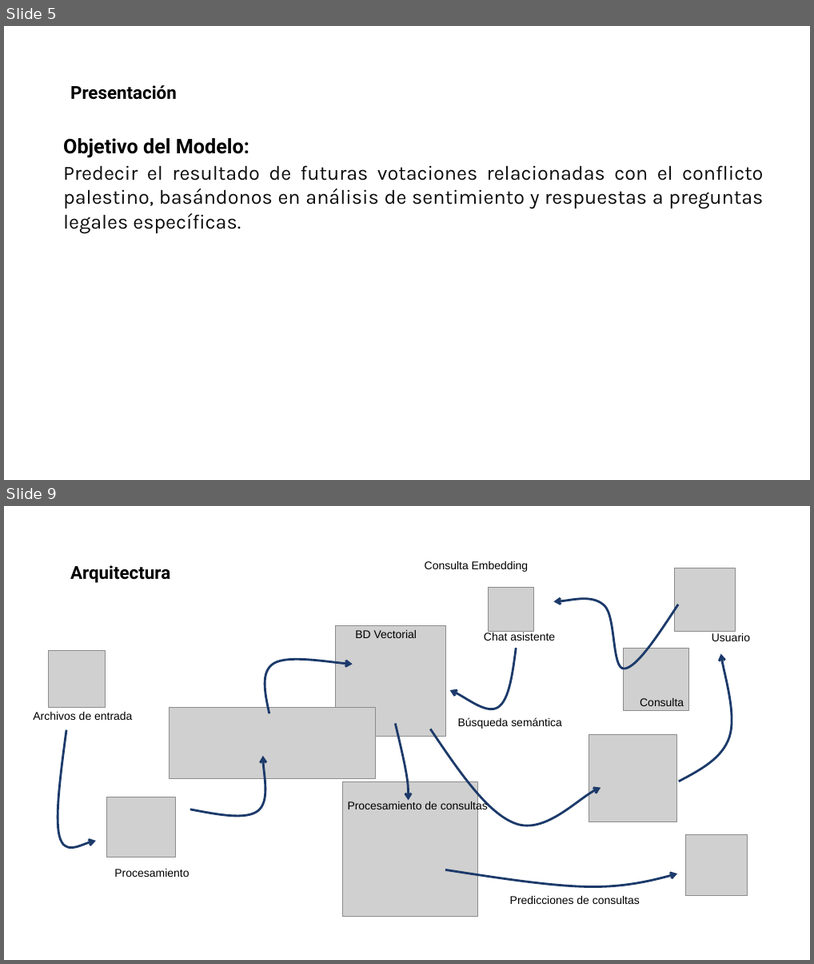
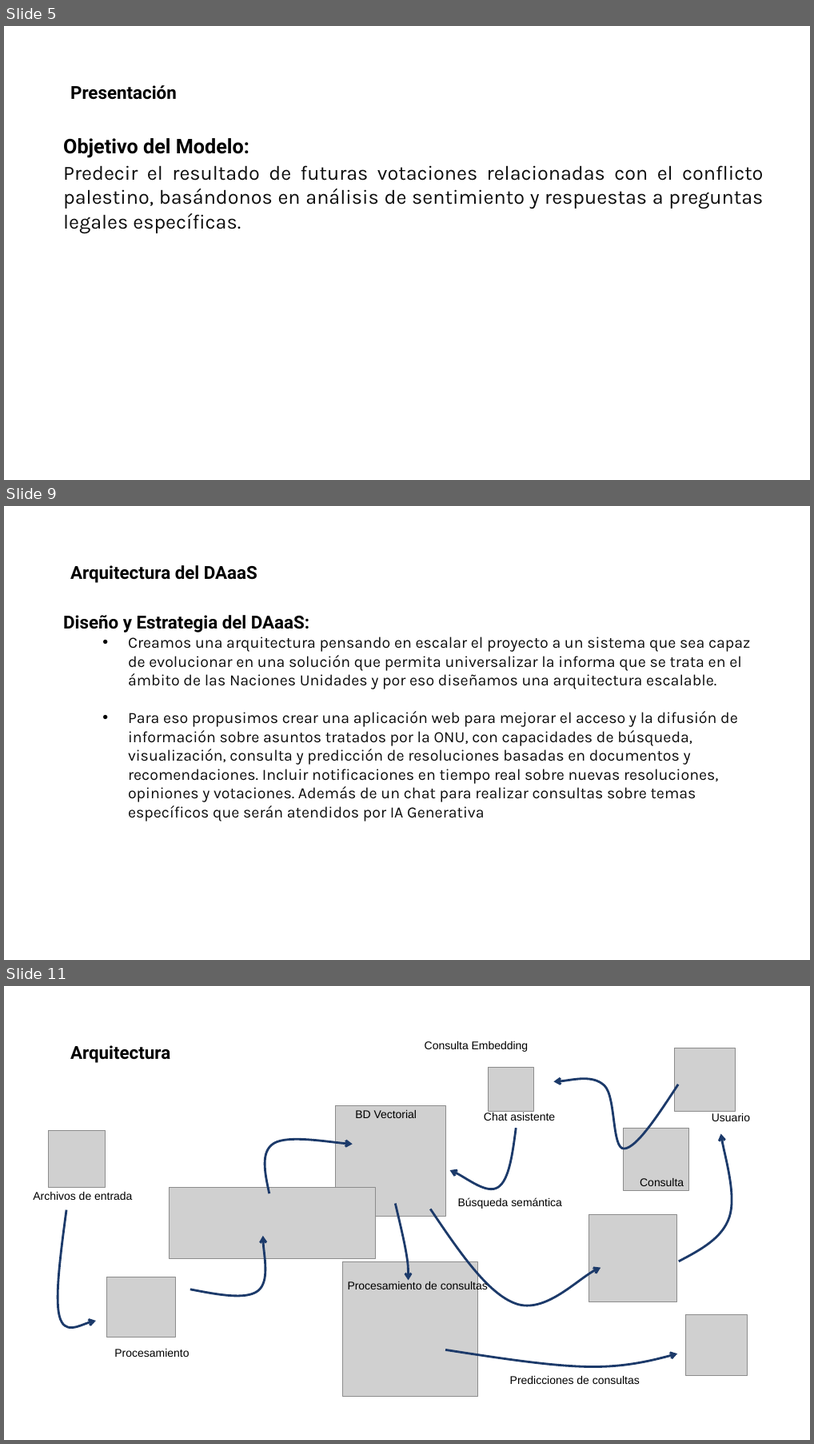
Before and after one commit to pardo2410/ProyectoFinalBootcampBigData, a slide deck: 00 - Presentacion/Data Divers - Presentacion v2.pptx. Shown one above the other, each under a label of ours: slides 5 and 9 before the commit, slides 5, 9 and 11 after it; the slides between them are not shown. The pictures are 814x964 and 814x1444 pixels, drawn with LibreOffice and Linux fonts; fonts in the diff are those of the drawing; grey boxes stand for pictures; background and template pictures are left out. Boxes give left, top, right and bottom in pixels: in the first picture for what was removed or moved away, otherwise in the second. Text is boxed around its words. In the diff, an @@ line names an element or a change of style, - is before the commit and + after.

```diff
--- a/00 - Presentacion/Data Divers - Presentacion v2.pptx
+++ b/00 - Presentacion/Data Divers - Presentacion v2.pptx
@@ slide 9 added at <box>4,506,810,960</box>, background picture (left out) @@
@@ text added at <box>70,565,258,583</box>, 16 pt, text #000000, bold @@
+Arquitectura del DAaaS
@@ text added at <box>63,615,750,821</box>, 14 pt, text #0D0D0D @@
+Diseño y Estrategia del DAaaS:
+  • Creamos una arquitectura pensando en escalar el proyecto a un sistema que sea capaz de evolucionar en una solución que permita universalizar la informa que se trata en el ámbito de las Naciones Unidades y por eso diseñamos una arquitectura escalable.
+  • Para eso propusimos crear una aplicación web para mejorar el acceso y la difusión de información sobre asuntos tratados por la ONU, con capacidades de búsqueda, visualización, consulta y predicción de resoluciones basadas en documentos y recomendaciones. Incluir notificaciones en tiempo real sobre nuevas resoluciones, opiniones y votaciones. Además de un chat para realizar consultas sobre temas específicos que serán atendidos por IA Generativa
@@ what was slide 9 is now slide 11 @@
```
Also in this commit, not shown: 1 slide changed, 3 other slides added, 2 other files.
